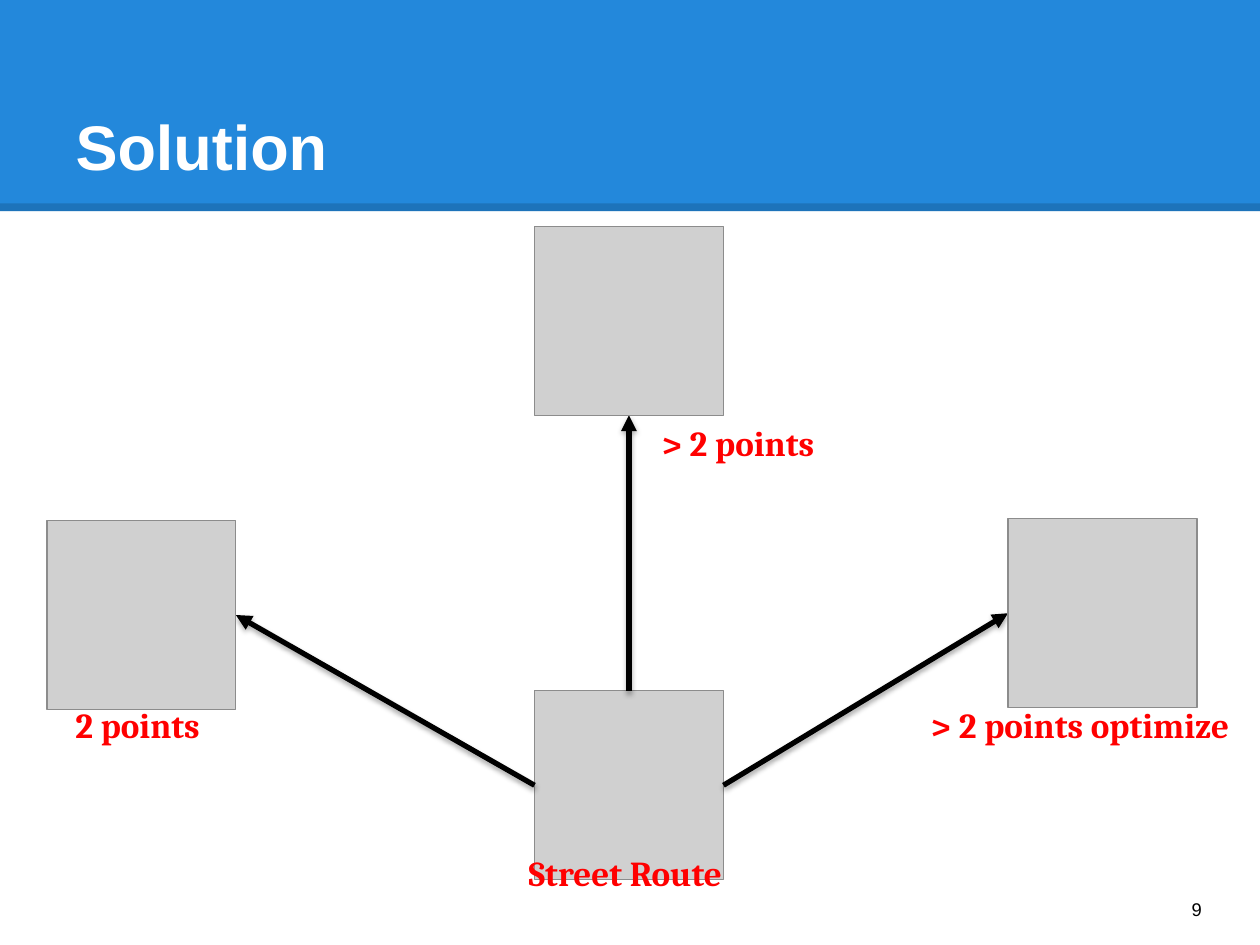
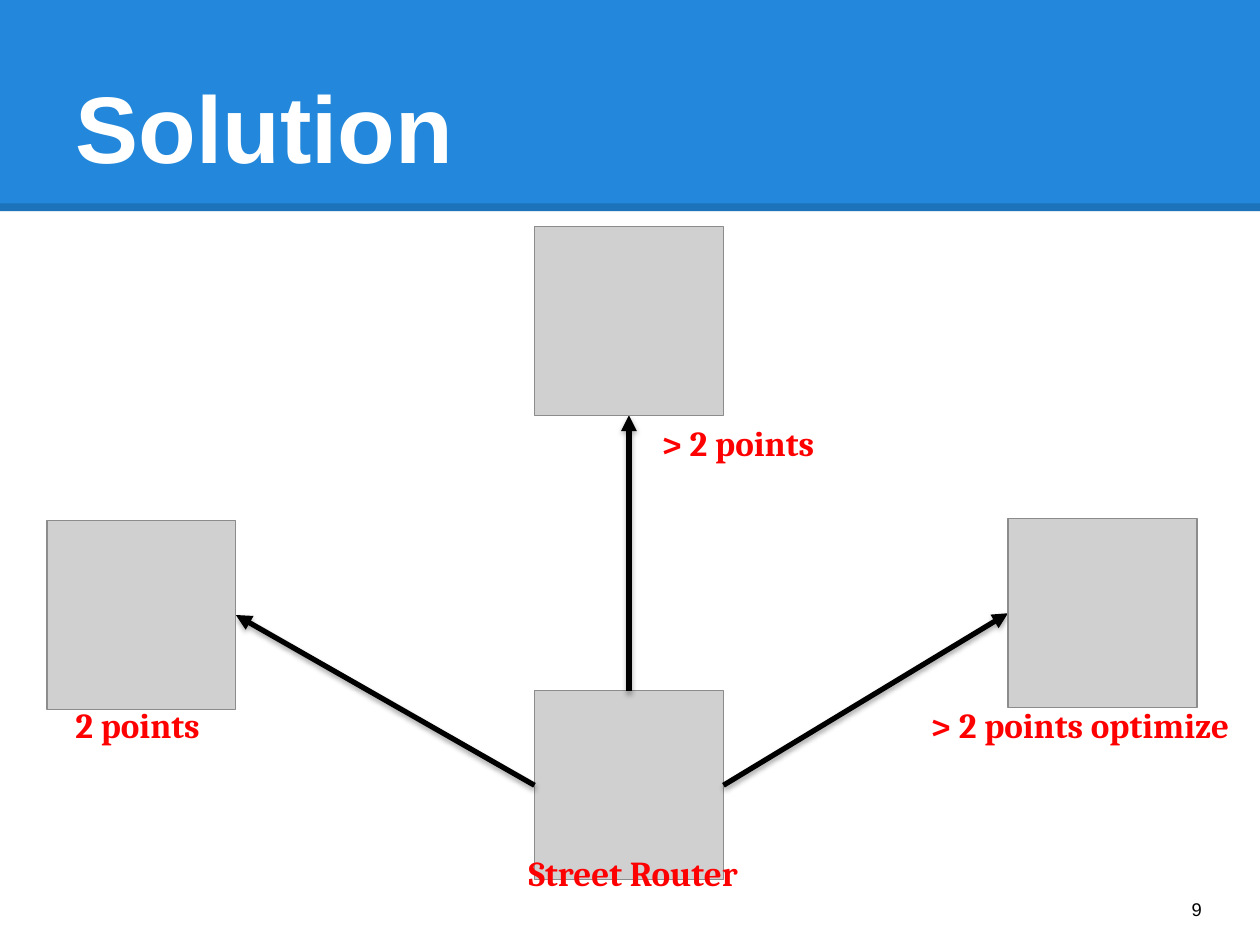
Before and after one commit to hqt/street-router, a slide deck: slide 9 of Document/presentation/bus/2 search bus.pptx. Drawn at 1260x945 pixels with LibreOffice and Linux fonts; fonts in the diff are those of the drawing; grey boxes stand for pictures. Boxes give left, top, right and bottom in pixels: in the first picture for what was removed or moved away, otherwise in the second. Text is boxed around its words. In the diff, an @@ line names an element or a change of style, - is before the commit and + after.

```diff
--- a/Document/presentation/bus/2 search bus.pptx
+++ b/Document/presentation/bus/2 search bus.pptx
@@ title "Solution" at <box>76,94,453,164</box>: size 36 to 54 pt @@
@@ text at <box>529,854,738,895</box>: text changed @@
-Street Route
+Street Router
```
Also in this commit, not shown: 7 other slides changed, 2 other files.
